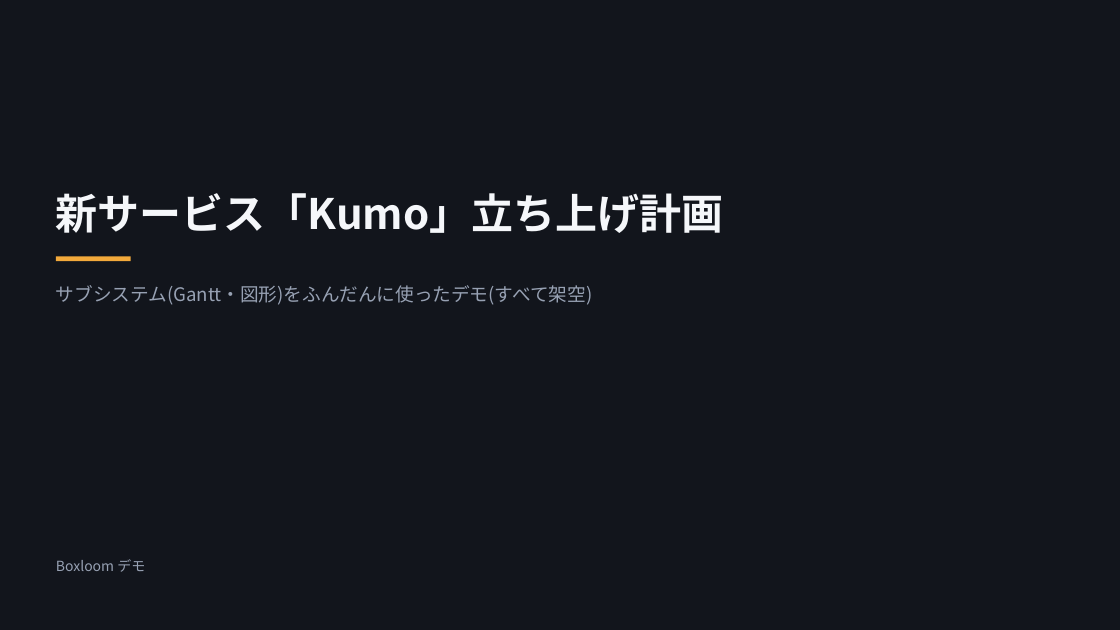
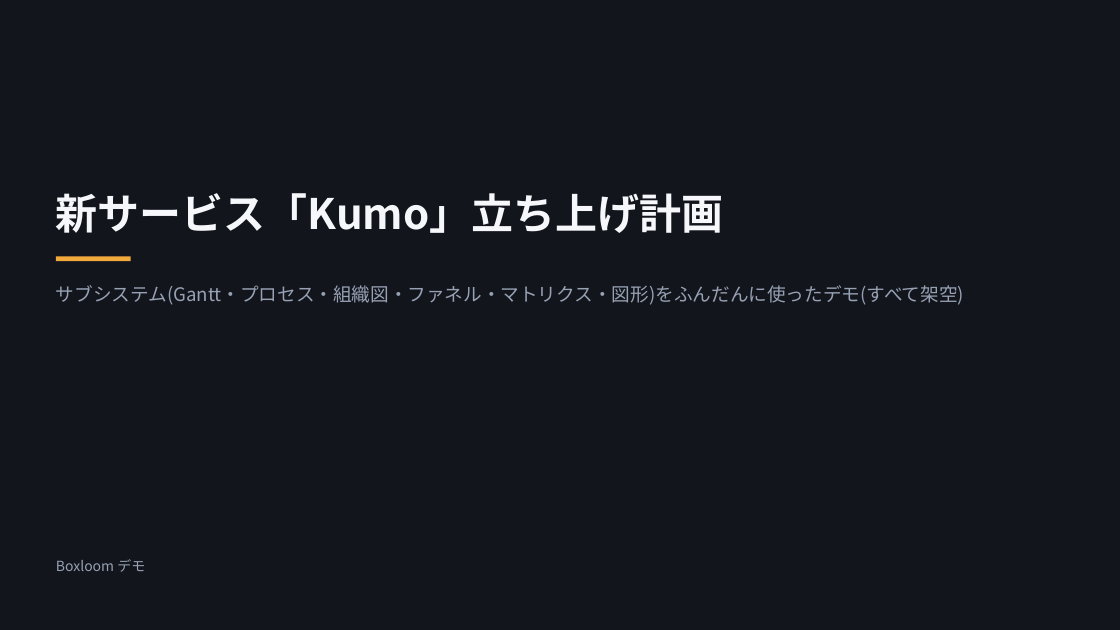
Before and after one commit to tjst-t/boxloom, a slide deck: slide 1 of boxloom/out/subsystems_showcase_dark.pptx. Drawn at 1120x630 pixels with LibreOffice and Linux fonts; fonts in the diff are those of the drawing. Boxes give left, top, right and bottom in pixels: in the first picture for what was removed or moved away, otherwise in the second. Text is boxed around its words. In the diff, an @@ line names an element or a change of style, - is before the commit and + after.

```diff
--- a/boxloom/out/subsystems_showcase_dark.pptx
+++ b/boxloom/out/subsystems_showcase_dark.pptx
@@ subtitle at (x1=56, y1=285, x2=964, y2=305): text changed @@
-サブシステム(Gantt・図形)をふんだんに使ったデモ(すべて架空)
+サブシステム(Gantt・プロセス・組織図・ファネル・マトリクス・図形)をふんだんに使ったデモ(すべて架空)
```
Also in this commit, not shown: 4 other slides changed, 2 other files.
